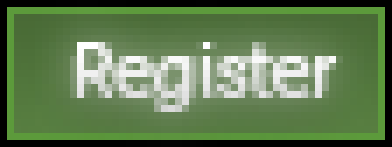
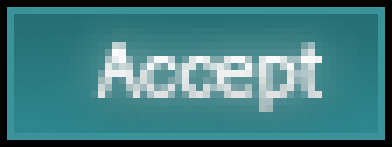
The second 392 × 147 image is a revision of the first. Changes to its layers:
hid group "Register" (1st of 2) (4 layers) over box(7, 7, 385, 147)
renamed "Login" to "Accept", showed the group it (4 layers) over box(7, 7, 385, 147)
renamed "Login" to "Accept", painted on it over box(91, 42, 322, 112)
